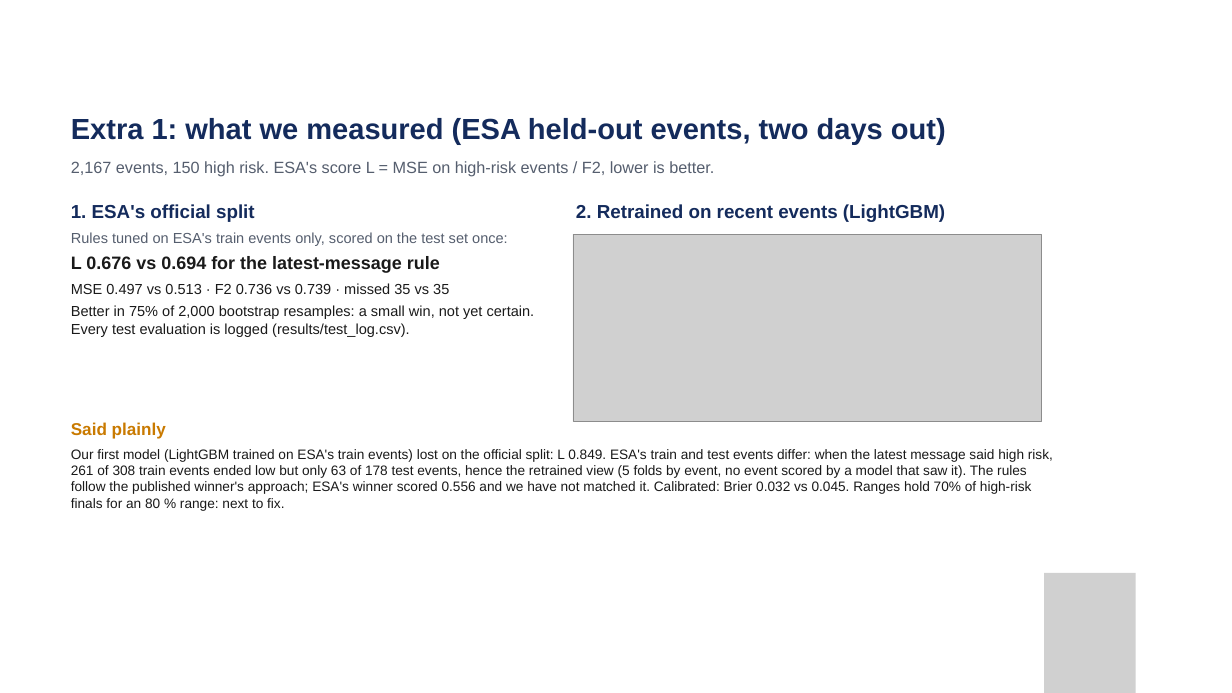
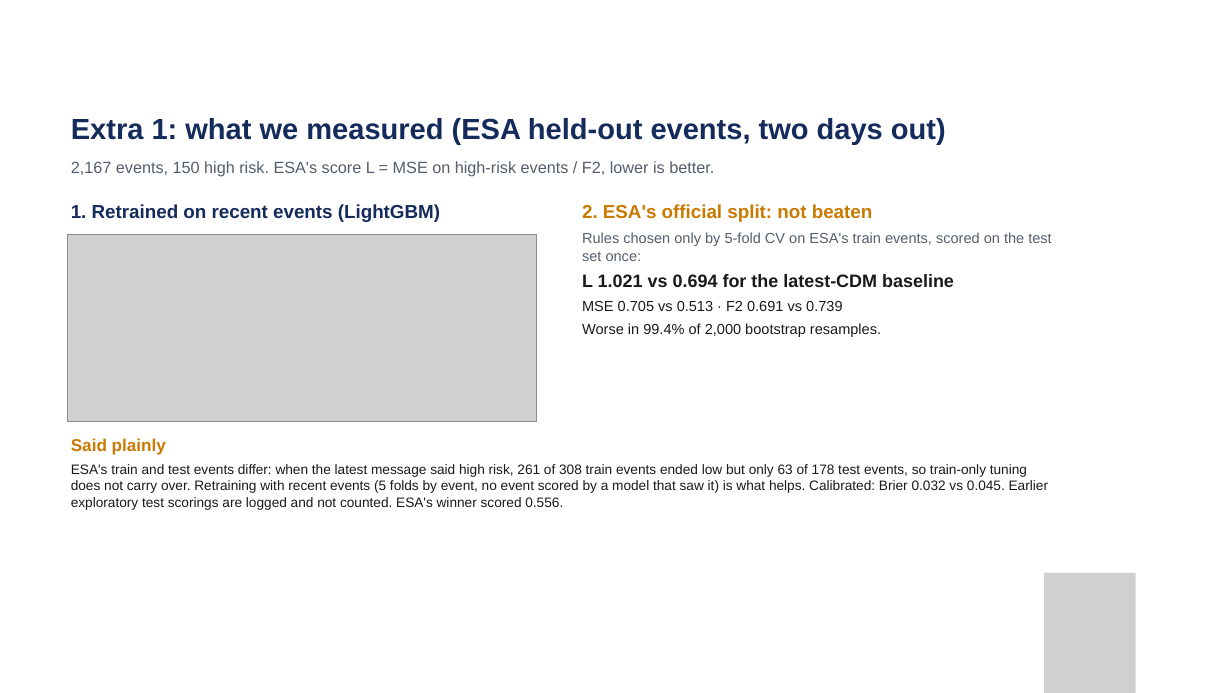
Before and after one commit to thegoodengineers/kaksha, a slide deck: slide 7 of deck/StarForge_SW5_TheGoodEngineers.pptx. Drawn at 1232x693 pixels with LibreOffice and Linux fonts; fonts in the diff are those of the drawing; grey boxes stand for pictures; background and template pictures are left out. Boxes give left, top, right and bottom in pixels: in the first picture for what was removed or moved away, otherwise in the second. Text is boxed around its words. In the diff, an @@ line names an element or a change of style, - is before the commit and + after.

Commit message:
Headline the clean train-CV pick on ESA's official split (it does not beat the baseline) (#2)

```diff
--- a/deck/StarForge_SW5_TheGoodEngineers.pptx
+++ b/deck/StarForge_SW5_TheGoodEngineers.pptx
@@ text at [71, 204, 440, 222]: text changed @@
-2. Retrained on recent events (LightGBM)
+1. Retrained on recent events (LightGBM)
@@ text at [582, 204, 1051, 337]: text changed @@
-1. ESA's official split
-Rules tuned on ESA's train events only, scored on the test set once:
-L 0.676 vs 0.694 for the latest-message rule
-MSE 0.497 vs 0.513 · F2 0.736 vs 0.739 · missed 35 vs 35
-Better in 75% of 2,000 bootstrap resamples: a small win, not yet certain. Every test evaluation is logged (results/test_log.csv).
+2. ESA's official split: not beaten
+Rules chosen only by 5-fold CV on ESA's train events, scored on the test set once:
+L 1.021 vs 0.694 for the latest-CDM baseline
+MSE 0.705 vs 0.513 · F2 0.691 vs 0.739
+Worse in 99.4% of 2,000 bootstrap resamples.
@@ picture: place and size @@
-picture at [573, 234, 1041, 421]
+picture at [68, 234, 536, 421]
@@ text "Said plainly": place and size @@
-text "Said plainly" at [71, 422, 1053, 511]
+text "Said plainly" at [71, 438, 1048, 510]
@@ text at [71, 464, 1048, 510]: text changed @@
-Our first model (LightGBM trained on ESA's train events) lost on the official split: L 0.849. ESA's train and test events differ: when the latest message said high risk, 261 of 308 train events ended low but only 63 of 178 test events, hence the retrained view (5 folds by event, no event scored by a model that saw it). The rules follow the published winner's approach; ESA's winner scored 0.556 and we have not matched it. Calibrated: Brier 0.032 vs 0.045. Ranges hold 70% of high-risk finals for an 80 % range: next to fix.
+ESA's train and test events differ: when the latest message said high risk, 261 of 308 train events ended low but only 63 of 178 test events, so train-only tuning does not carry over. Retraining with recent events (5 folds by event, no event scored by a model that saw it) is what helps. Calibrated: Brier 0.032 vs 0.045. Earlier exploratory test scorings are logged and not counted. ESA's winner scored 0.556.
```
Also in this commit, not shown: 2 other slides changed, 22 other files.
